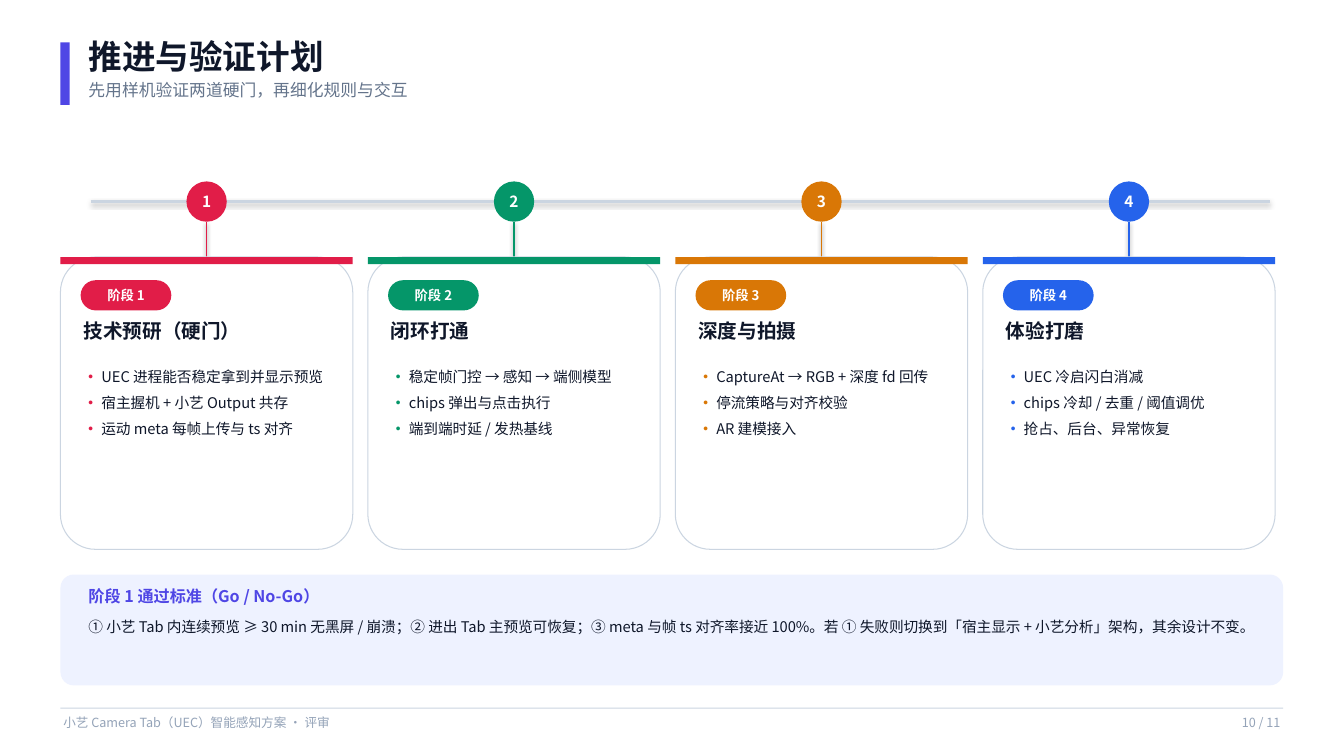
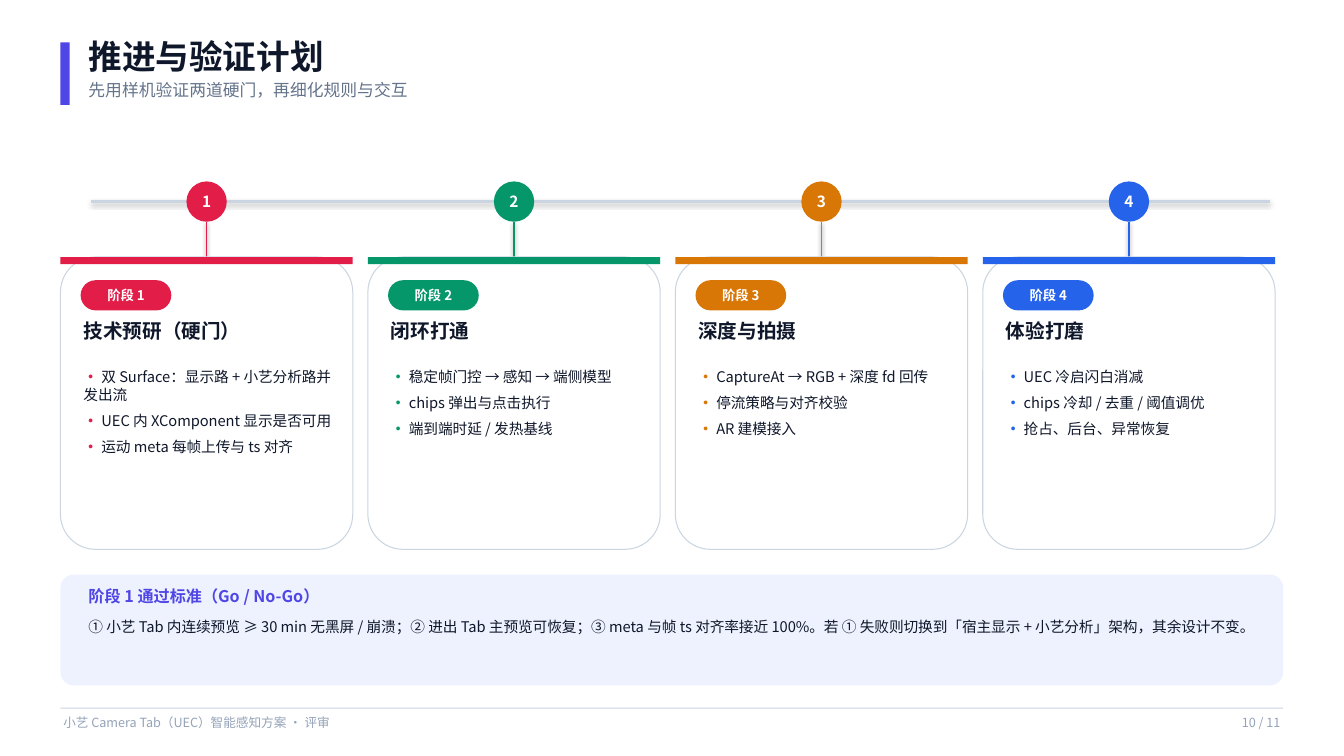
Before and after one commit to Lizzy67/leetcode, a slide deck: slide 10 of artifacts/小艺CameraTab_UEC感知方案_评审.pptx. Drawn at 1344x756 pixels with LibreOffice and Linux fonts; fonts in the diff are those of the drawing. Boxes give left, top, right and bottom in pixels: in the first picture for what was removed or moved away, otherwise in the second. Text is boxed around its words. In the diff, an @@ line names an element or a change of style, - is before the commit and + after.

```diff
--- a/artifacts/小艺CameraTab_UEC感知方案_评审.pptx
+++ b/artifacts/小艺CameraTab_UEC感知方案_评审.pptx
@@ text at <box>83,369,332,430</box>: text changed @@
-• UEC 进程能否稳定拿到并显示预览
-• 宿主握机 + 小艺 Output 共存
+• 双 Surface：显示路 + 小艺分析路并发出流
+• UEC 内 XComponent 显示是否可用
```
Also in this commit, not shown: 6 other slides changed, 3 other files.
